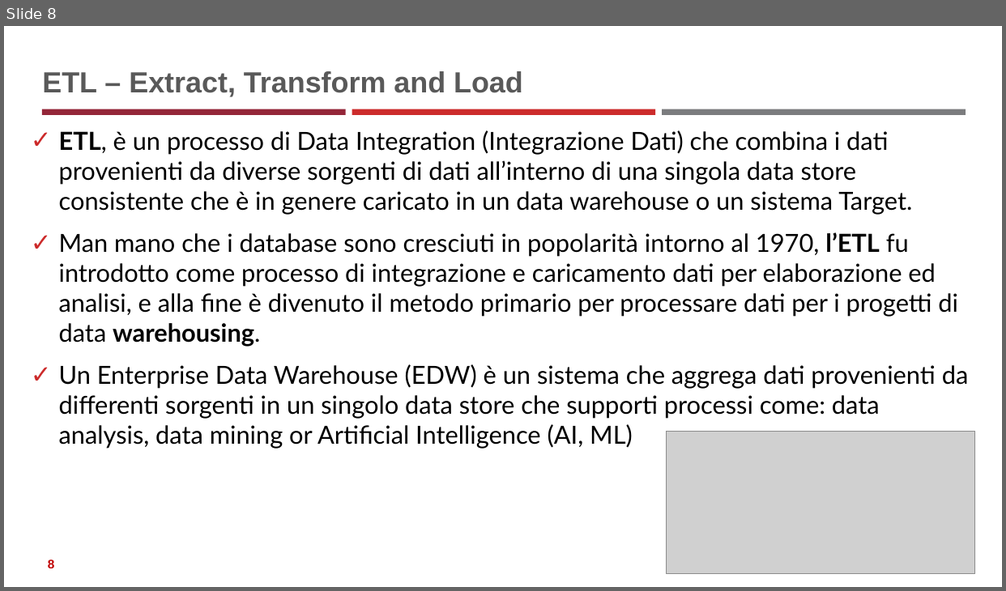
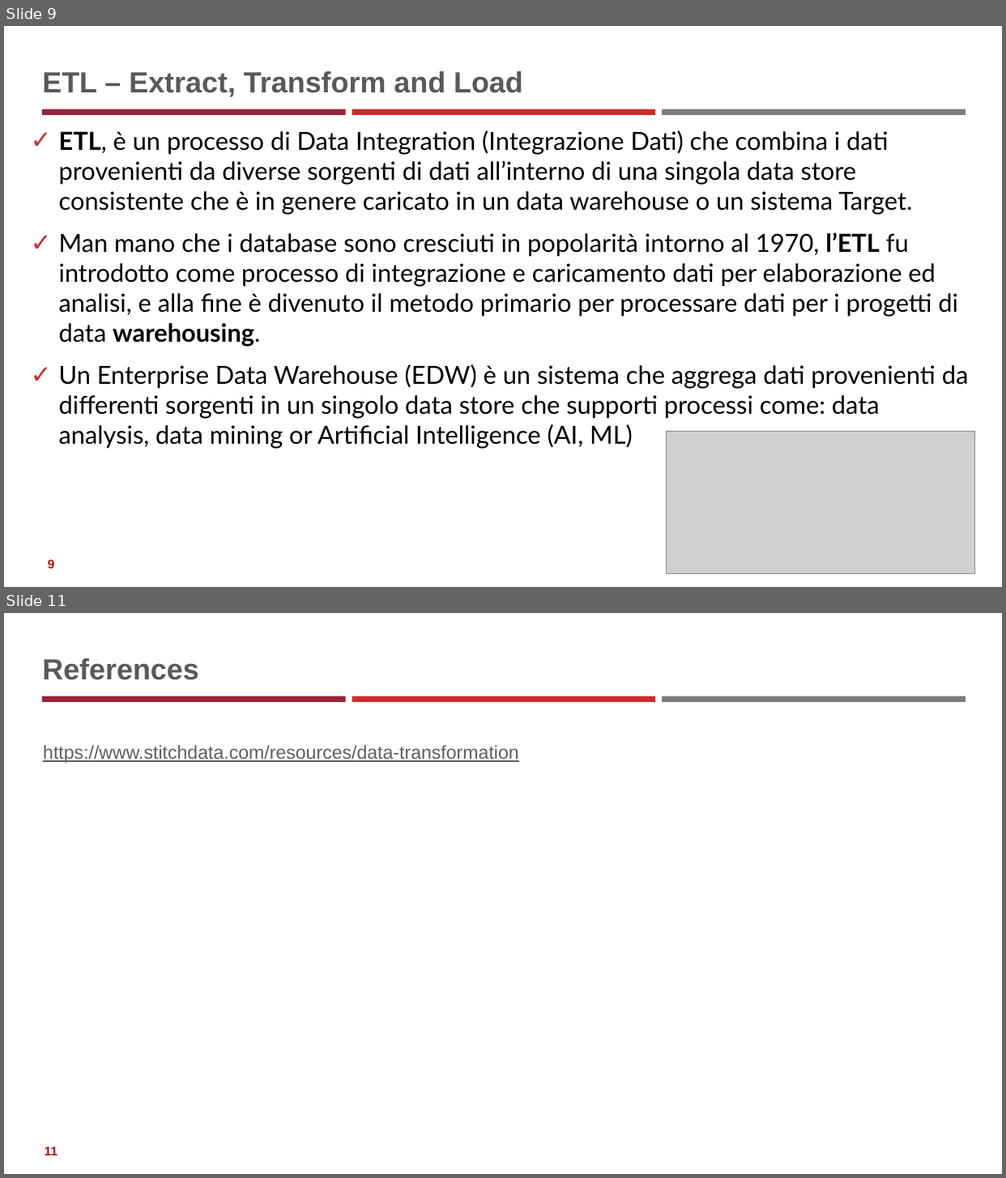
Before and after one commit to neural1977/data_science_interview_material, a slide deck: Data_Science_ita.pptx. Shown one above the other, each under a label of ours: slide 8 before the commit, slides 9 and 11 after it; the slides between them are not shown. The pictures are 1006x591 and 1006x1178 pixels, drawn with LibreOffice and Linux fonts; fonts in the diff are those of the drawing; grey boxes stand for pictures. Boxes give left, top, right and bottom in pixels: in the first picture for what was removed or moved away, otherwise in the second. Text is boxed around its words. In the diff, an @@ line names an element or a change of style, - is before the commit and + after.

```diff
--- a/Data_Science_ita.pptx
+++ b/Data_Science_ita.pptx
@@ slide 11 added at (4,613,1002,1174), background #FFFFFF; not listed: 3 template elements that a slide beside it also shows @@
@@ title added at (42,658,199,680), 28 pt, text #595959, bold @@
+References
@@ text added at (43,745,518,763), 18 pt, text #5F5F5F, underline @@
+https://www.stitchdata.com/resources/data-transformation
@@ page number added at (44,1147,57,1156), 12 pt, text #C00000, bold @@
+11
@@ what was slide 8 is now slide 9 @@
```
Also in this commit, not shown: 2 slides changed, 4 other slides added, 2 slides removed, 5 other files.
